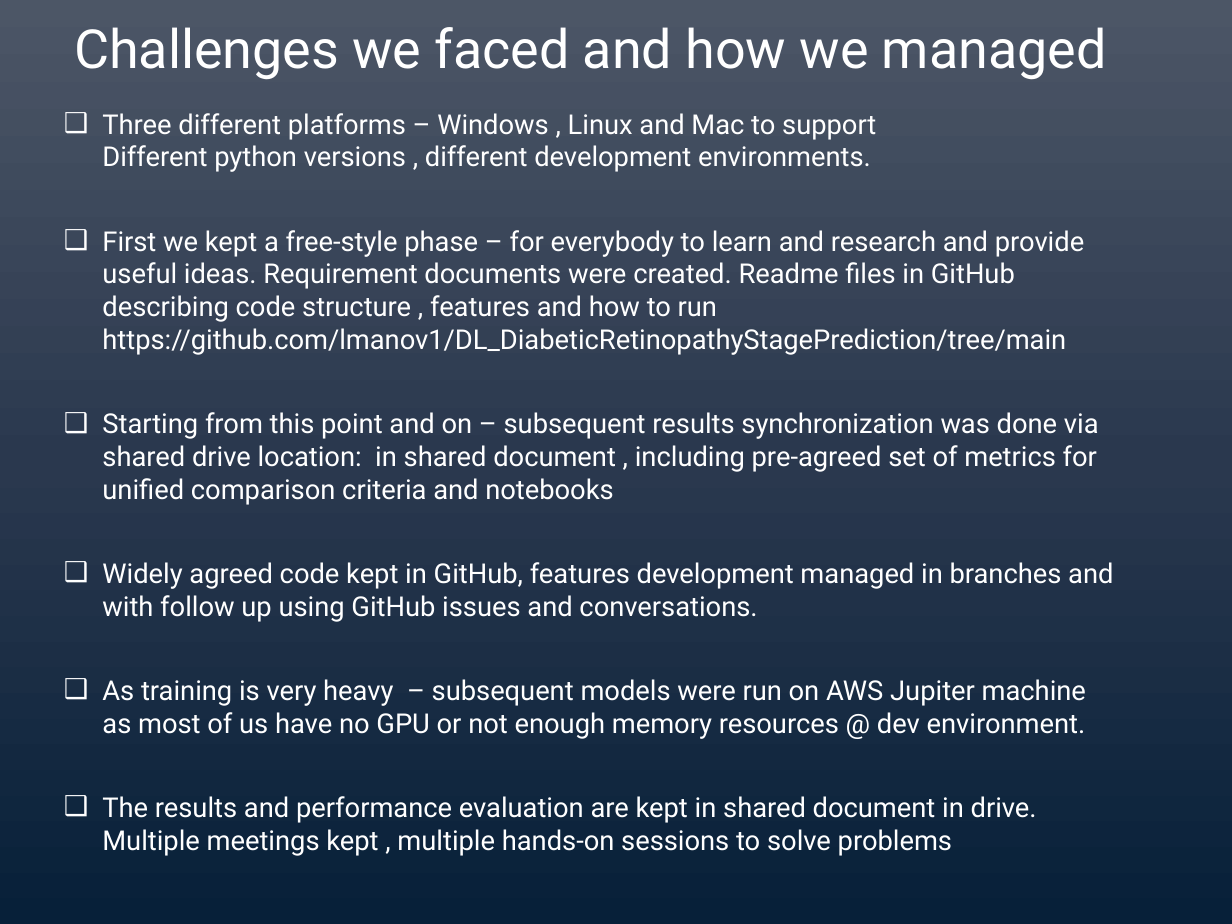
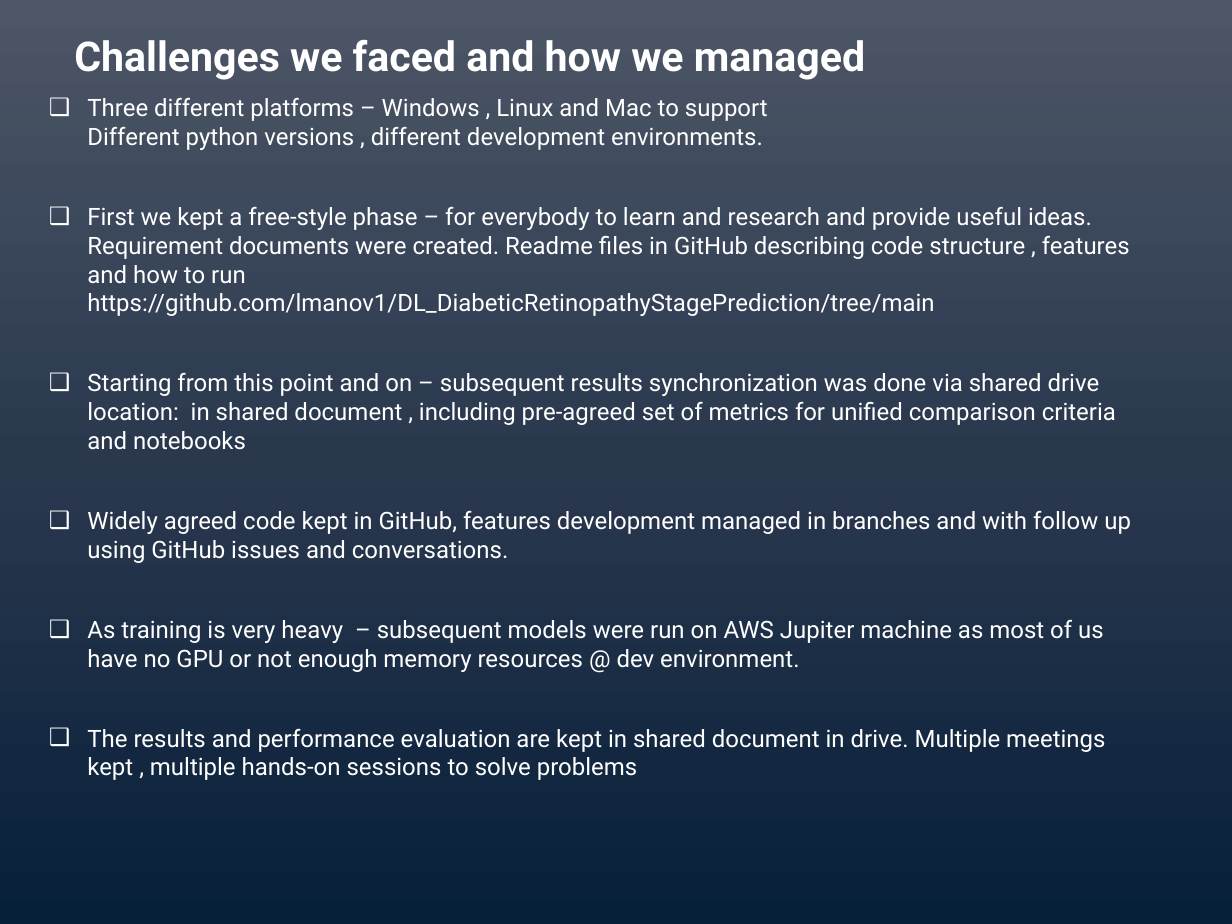
Before and after one commit to lmanov1/DL_DiabeticRetinopathyStagePrediction, a slide deck: slide 22 of presentation/DLStagePredictPresentation.pptx. Drawn at 1232x924 pixels with LibreOffice and Linux fonts; fonts in the diff are those of the drawing. Boxes give left, top, right and bottom in pixels: in the first picture for what was removed or moved away, otherwise in the second. Text is boxed around its words. In the diff, an @@ line names an element or a change of style, - is before the commit and + after.

```diff
--- a/presentation/DLStagePredictPresentation.pptx
+++ b/presentation/DLStagePredictPresentation.pptx
@@ title "Challenges we faced and how ...": place and size @@
-title "Challenges we faced and how ..." at box(74, 27, 1107, 80)
+title "Challenges we faced and how ..." at box(74, 40, 865, 80)
@@ title "Challenges we faced and how ..." at box(74, 40, 865, 80): size 31.5 to 24 pt, bold on @@
@@ text "Three different platforms – Windows ...": place and size @@
-text "Three different platforms – Windows ..." at box(102, 113, 1113, 856)
+text "Three different platforms – Windows ..." at box(87, 98, 1131, 780)
@@ text "Three different platforms – Windows ..." at box(87, 98, 1131, 780): size 16 to 14 pt @@
```
Also in this commit, not shown: 12 other slides changed, 5 slides added.
